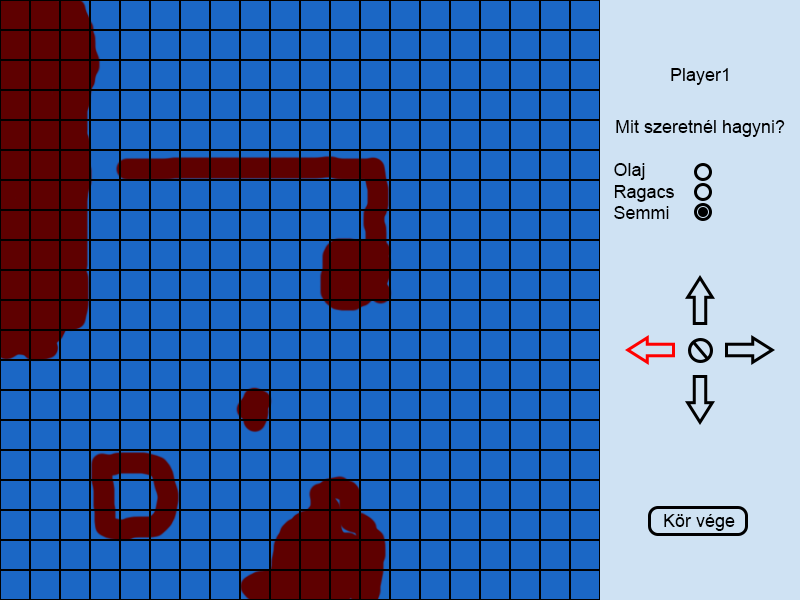
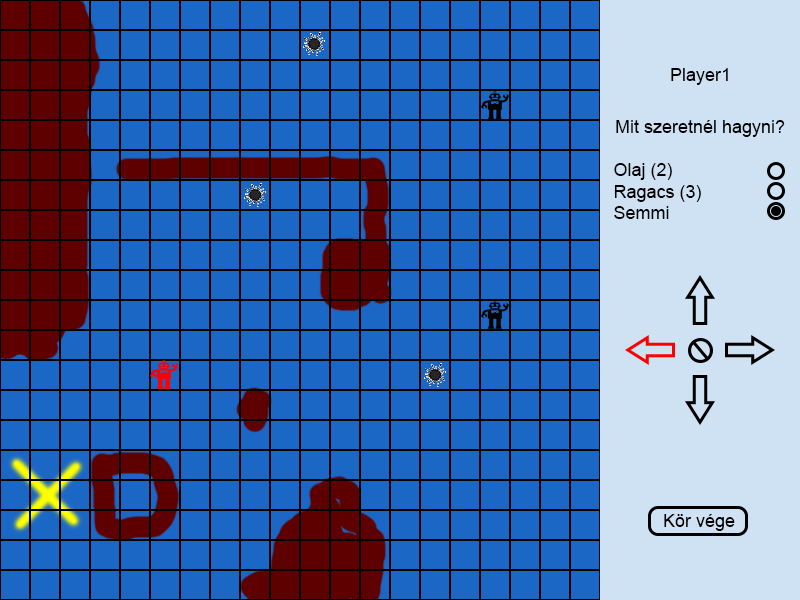
Two versions of the same layered image (800 x 600). Layer-by-layer changes:
added layer "Layer 3" above "Layer 2 copy" over bbox(150, 360, 178, 389)
added layer "Layer 2 copy" above "Layer 2" over bbox(481, 301, 509, 329)
added layer "Layer 2" above "olaj copy 2" over bbox(481, 91, 509, 119)
added layer "olaj copy 2" above "olaj copy" over bbox(303, 32, 325, 56)
added layer "olaj copy" above "olaj" over bbox(424, 363, 446, 387)
added layer "olaj" above "Shape 1" over bbox(244, 183, 266, 207)
renamed "Olaj Ragacs Semmi" to "Olaj (2) Ragacs (3) Semmi", painted on it over bbox(651, 163, 701, 219)
painted on "Layer 1" over bbox(7, 454, 85, 534)
